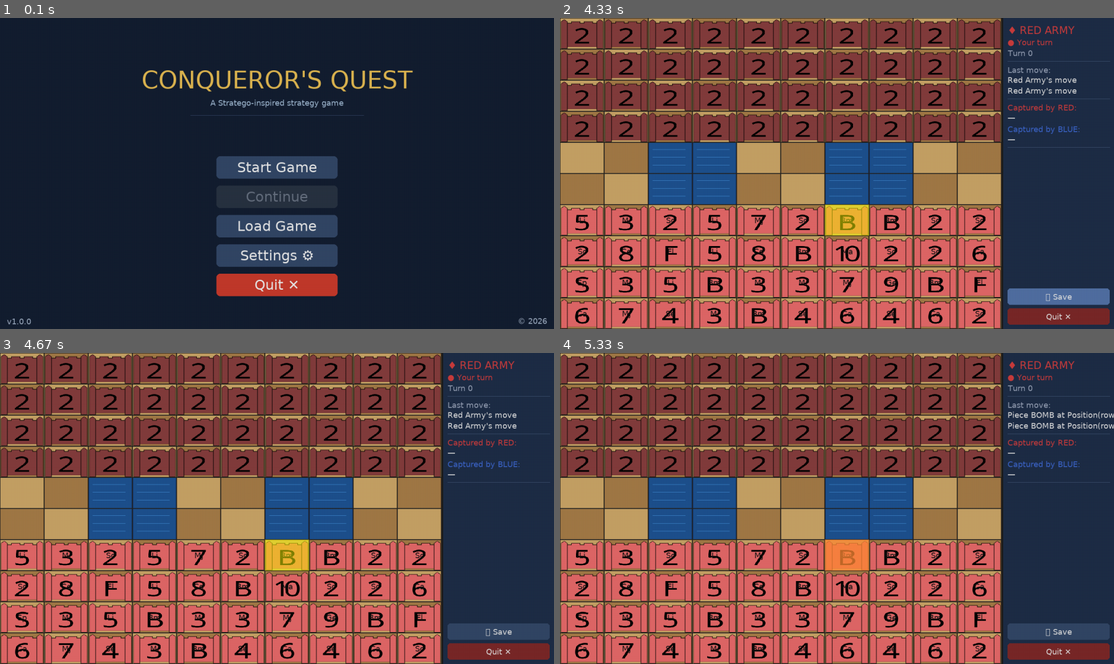
Above: before the commit, frames 1-4 (two rows, left to right).
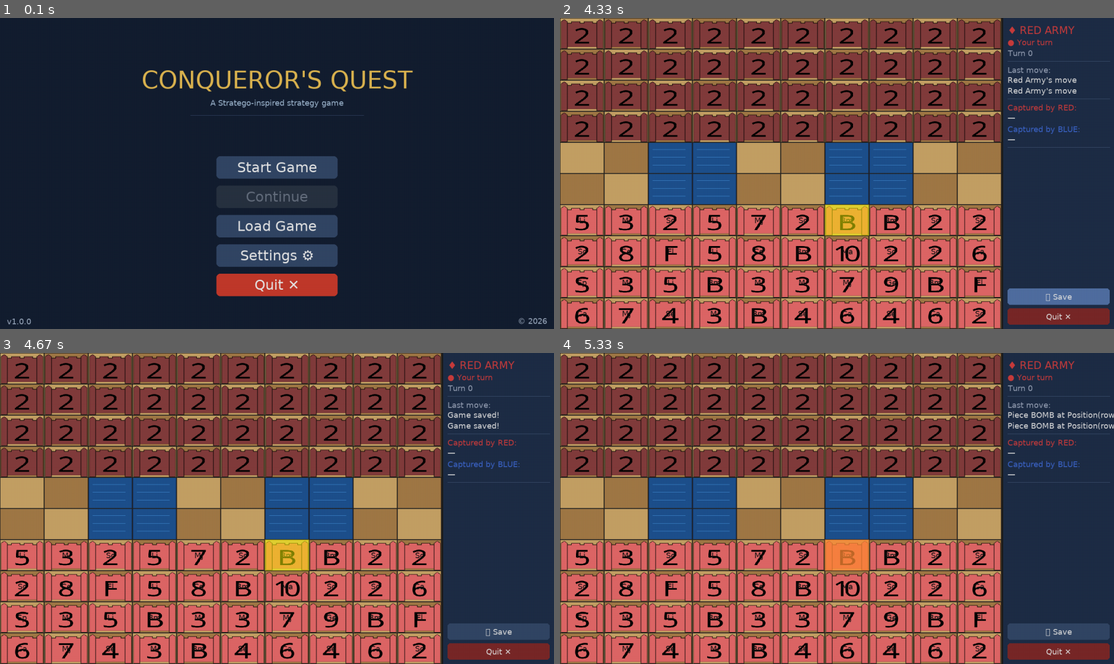
Above: after the commit, the same moments.

Repository: Ariedis/Stratego
Game: pygame game, started from src/__main__.py
Same seed, same stepped clock (60 frames per second), same inputs: the game is played once before the commit and once after it.
Inputs (mouse positions are in pixels of both pictures, inside the frame that each line leads up to):
- Up to frame 1 (0.1 s): no input
- Up to frame 2 (4.33 s): click "Start Game" at 0.38 s; click "Confirm →" at 0.72 s; click "Confirm →" at 1.05 s; click (665, 245) at 1.38 s; hold Up 1.67-2.13 s; click (903, 201) at 2.22 s; hold Down 2.5-2.8 s; tap C at 2.65 s; hold Up 2.83-3.2 s; hold Down 3.23-3.6 s; tap A at 3.63 s; hold R 3.97-4.27 s; hold Up 3.97-4.27 s; click (837, 210) at 4.05 s; move the mouse to (1047, 291) at 4.3 s
- Up to frame 3 (4.67 s): click (487, 626) at 4.35 s; move the mouse to (188, 405) at 4.63 s
- Up to frame 4 (5.33 s): click (748, 405) at 4.68 s; move the mouse to (1008, 502) at 4.97 s; click (1008, 502) at 5.02 s

Frames 1-2 are identical in both runs. In frame 3, 0.3% of the frame differs, in the area x 80-94%, y 18-25%; in frame 4, nothing differs.

Commit message:
fix: wire save button to JsonRepository via game_context
- Add `repository` attribute to `_GameContext` in `__main__.py`,
  pointing at `~/.stratego/saves/`
- Add `_DEFAULT_SAVE_DIR` constant
- Pass `game_context=self` when `_GameContext.start_new_game()` creates
  `SetupScreen`, so the context flows through to `PlayingScreen`
- Add `game_context` parameter to `SetupScreen.__init__`; propagate it
  to the handover `SetupScreen` and the final `PlayingScreen`
- Import `GameSaved` in `playing_screen.py`; update `_on_save_game` to
  call `repository.save`, publish `GameSaved` event, and use a
  turn-stamped filename instead of always writing `autosave.json`
- Add `TestSaveButton` tests: success path, event published, no-context
  no-raise, and repository-error sets "Save failed" status

Co-authored-by: Ariedis <69428740+Ariedis@users.noreply.github.com>

Diff:
--- a/src/Tests/unit/presentation/test_playing_screen.py
+++ b/src/Tests/unit/presentation/test_playing_screen.py
@@ -13,6 +13,7 @@
 import pytest
 
 from src.application.event_bus import EventBus
+from src.application.events import GameSaved
 from src.domain.enums import PlayerSide, Rank
 from src.domain.piece import Piece, Position
 
@@ -443,3 +444,114 @@
 
     def test_undo_disabled_by_default(self, playing_screen: object) -> None:
         assert playing_screen._undo_enabled is False  # type: ignore[union-attr]
+
+
+# ---------------------------------------------------------------------------
+# Save button
+# ---------------------------------------------------------------------------
+
+
+class TestSaveButton:
+    """Tests for the Save button (_on_save_game)."""
+
+    def test_save_sets_status_message(
+        self,
+        mock_controller: MagicMock,
+        mock_screen_manager: MagicMock,
+        event_bus: EventBus,
+        mock_renderer: MagicMock,
+    ) -> None:
+        """A successful save sets the status message to 'Game saved!'."""
+        mock_repo = MagicMock()
+        mock_repo.save.return_value = "/tmp/save_turn0.json"
+        mock_context = MagicMock()
+        mock_context.repository = mock_repo
+
+        screen = PlayingScreen(
+            controller=mock_controller,
+            screen_manager=mock_screen_manager,
+            event_bus=event_bus,
+            renderer=mock_renderer,
+            game_context=mock_context,
+        )
+        screen.on_enter({})
+        screen._on_save_game()  # type: ignore[union-attr]
+
+        assert screen._status_message == "Game saved!"  # type: ignore[union-attr]
+        mock_repo.save.assert_called_once()
+
+    def test_save_publishes_game_saved_event(
+        self,
+        mock_controller: MagicMock,
+        mock_screen_manager: MagicMock,
+        event_bus: EventBus,
+        mock_renderer: MagicMock,
+    ) -> None:
+        """A successful save publishes a GameSaved event on the event bus."""
+        from pathlib import Path
+
+        mock_repo = MagicMock()
+        mock_repo.save.return_value = Path("/tmp/save_turn0.json")
+        mock_context = MagicMock()
+        mock_context.repository = mock_repo
+
+        received: list[GameSaved] = []
+        event_bus.subscribe(GameSaved, received.append)
+
+        screen = PlayingScreen(
+            controller=mock_controller,
+            screen_manager=mock_screen_manager,
+            event_bus=event_bus,
+            renderer=mock_renderer,
+            game_context=mock_context,
+        )
+        screen.on_enter({})
+        screen._on_save_game()  # type: ignore[union-attr]
+
+        assert len(received) == 1
+        assert "/tmp/save_turn0.json" in received[0].filepath
+
+    def test_save_without_game_context_does_not_raise(
+        self,
+        mock_controller: MagicMock,
+        mock_screen_manager: MagicMock,
+        event_bus: EventBus,
+        mock_renderer: MagicMock,
+    ) -> None:
+        """Calling _on_save_game with no game_context does not raise."""
+        screen = PlayingScreen(
+            controller=mock_controller,
+            screen_manager=mock_screen_manager,
+            event_bus=event_bus,
+            renderer=mock_renderer,
+            game_context=None,
+        )
+        screen.on_enter({})
+        screen._on_save_game()  # type: ignore[union-attr]
+        # Status message must not be 'Game saved!' when there is no repository.
+        assert screen._status_message != "Game saved!"  # type: ignore[union-attr]
+
+    def test_save_failure_sets_failed_status(
+        self,
+        mock_controller: MagicMock,
+        mock_screen_manager: MagicMock,
+        event_bus: EventBus,
+        mock_renderer: MagicMock,
+    ) -> None:
+        """When the repository raises, status message is set to 'Save failed'."""
+        mock_repo = MagicMock()
+        mock_repo.save.side_effect = OSError("disk full")
+        mock_context = MagicMock()
+        mock_context.repository = mock_repo
+
+        screen = PlayingScreen(
+            controller=mock_controller,
+            screen_manager=mock_screen_manager,
+            event_bus=event_bus,
+            renderer=mock_renderer,
+            game_context=mock_context,
+        )
+        screen.on_enter({})
+        screen._on_save_game()  # type: ignore[union-attr]
+
+        assert screen._status_message == "Save failed"  # type: ignore[union-attr]
--- a/src/__main__.py
+++ b/src/__main__.py
@@ -27,6 +27,7 @@
 from src.domain.game_state import GameState
 from src.domain.player import Player
 from src.infrastructure.config import Config
+from src.infrastructure.json_repository import JsonRepository
 from src.infrastructure.logger import setup_logging
 
 logger = logging.getLogger(__name__)
@@ -37,6 +38,7 @@
 
 _DEFAULT_CONFIG_PATH = Path("~/.stratego/config.yaml")
 _DEFAULT_LOG_DIR = Path("~/.stratego/logs")
+_DEFAULT_SAVE_DIR = Path("~/.stratego/saves")
 
 # ---------------------------------------------------------------------------
 # Standard Stratego army composition — 40 pieces per player
@@ -159,6 +161,7 @@
         renderer_adapter: Any,
         asset_dir: Path,
         config: Config | None = None,
+        repository: JsonRepository | None = None,
     ) -> None:
         """Initialise the context with an existing controller.
 
@@ -174,12 +177,18 @@
             config: The application ``Config``; used by the settings screen to
                 read and persist display preferences.  Defaults to a fresh
                 ``Config()`` when ``None``.
+            repository: The ``JsonRepository`` used to persist game saves.
+                Defaults to a repository in ``_DEFAULT_SAVE_DIR`` when ``None``.
         """
         self._controller: Any = initial_controller
         self._turn_manager_proxy = turn_manager_proxy
         self._renderer_adapter: Any = renderer_adapter
         self._asset_dir = asset_dir
         self.config: Config = config if config is not None else Config()
+        self.repository: JsonRepository = (
+            repository if repository is not None
+            else JsonRepository(_DEFAULT_SAVE_DIR.expanduser())
+        )
 
     # Expose current_state so GameLoop can call self._controller.current_state.
     @property
@@ -241,6 +250,7 @@
             event_bus=event_bus,
             renderer=self._renderer_adapter,
             viewing_player=PlayerSide.RED,
+            game_context=self,
         )
         screen_manager.push(setup_screen)
 
--- a/src/presentation/screens/playing_screen.py
+++ b/src/presentation/screens/playing_screen.py
@@ -11,7 +11,14 @@
 from typing import Any
 
 from src.application.event_bus import EventBus
-from src.application.events import CombatResolved, GameOver, InvalidMove, PieceMoved, TurnChanged
+from src.application.events import (
+    CombatResolved,
+    GameOver,
+    GameSaved,
+    InvalidMove,
+    PieceMoved,
+    TurnChanged,
+)
 from src.domain.enums import PlayerSide, PlayerType, Rank
 from src.domain.game_state import GameState
 from src.domain.piece import Position
@@ -776,12 +783,13 @@
             return ""
 
     def _on_save_game(self) -> None:
-        """Save the current game state (stub — to be wired to the repository)."""
+        """Save the current game state to the repository."""
         try:
             if self._game_context is not None and hasattr(self._game_context, "repository"):
-                self._game_context.repository.save(
-                    self._controller.current_state, "autosave.json"
-                )
+                state = self._controller.current_state
+                filename = f"save_turn{state.turn_number}.json"
+                saved_path = self._game_context.repository.save(state, filename)
+                self._event_bus.publish(GameSaved(filepath=str(saved_path)))
                 self._status_message = "Game saved!"
         except Exception:  # noqa: BLE001
             self._status_message = "Save failed"
--- a/src/presentation/screens/setup_screen.py
+++ b/src/presentation/screens/setup_screen.py
@@ -120,6 +120,7 @@
         event_bus: EventBus | None = None,
         renderer: Any = None,
         viewing_player: PlayerSide = PlayerSide.RED,
+        game_context: Any = None,
     ) -> None:
         """Initialise the setup screen.
 
@@ -135,6 +136,9 @@
             renderer: Optional renderer adapter — forwarded to ``PlayingScreen``.
                 When ``None``, the Ready transition is suppressed.
             viewing_player: The player perspective passed to ``PlayingScreen``.
+            game_context: Optional ``_GameContext`` — forwarded to
+                ``PlayingScreen`` to enable saving and other session-level
+                operations.
         """
         self._controller = game_controller
         self._screen_manager = screen_manager
@@ -143,6 +147,7 @@
         self._event_bus = event_bus
         self._renderer = renderer
         self._viewing_player = viewing_player
+        self._game_context = game_context
         self._piece_tray: list[Piece] = []
         self._placed_pieces: list[Piece] = []
         self._occupied_positions: set[tuple[int, int]] = set()
@@ -593,6 +598,7 @@
                 event_bus=self._event_bus,
                 renderer=self._renderer,
                 viewing_player=opponent_side,
+                game_context=self._game_context,
             )
             self._pending_handover_screen = next_setup
             self._show_handover_overlay = True
@@ -615,6 +621,7 @@
             event_bus=self._event_bus,
             renderer=self._renderer,
             viewing_player=self._viewing_player,
+            game_context=self._game_context,
         )
         self._screen_manager.replace(playing_screen)
 
